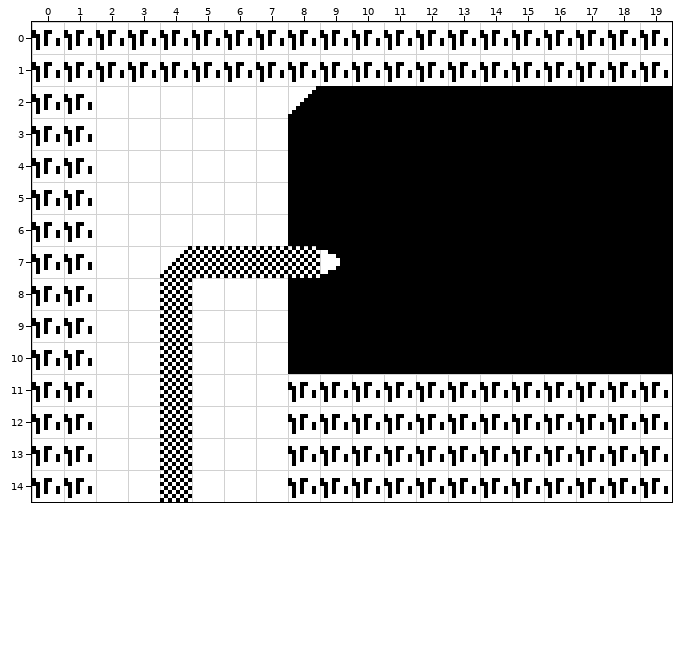
Tiled map -- projects/project3Y/assets/maps/map2.tmx. Above, as it was before the edit.
Cells are 32x32 px. Shown: x 0..19, y 0..14.
Once edited:
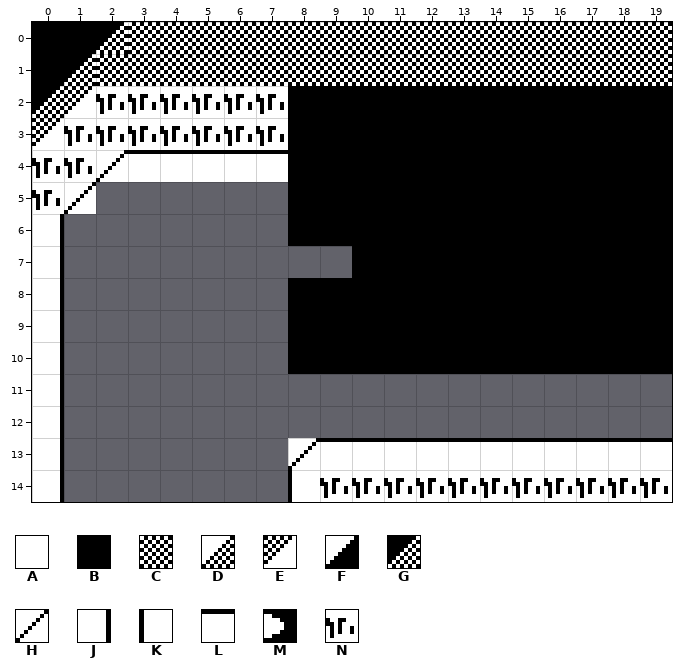
Key: from "map_tileset": A 0, B 1, C 2, D 6, E 7, F 14, G 15, H 80, J 83, K 84, L 85, M 100, N 120.
_ is an empty cell.
Tiles replaced or removed in this view: A, C, D, F, M, N.
Diff:
Changed rows in their new state; . is an unchanged cell.
Layer "background" (now hidden):
first column x 0:
 0 ____________________
 1 ____________________
 2 ________............
 3 _.______............
 4 ..______............
 5 ._______............
 6 ________............
 7 __________..........
 8 ________............
 9 ________............
10 ________............
11 ____________________
12 ____________________
13 ____________________
14 _________...........
Layer "blocked":
first column x 0:
 0 BBGCCCCCCCCCCCCCCCCC
 1 BGCCCCCCCCCCCCCCCCCC
 2 GENNNNNNB...........
 3 E.NNNNNN............
 4 ..HLLLLL............
 5 .H..................
 6 J...................
 7 J...................
 8 J...................
 9 J...................
10 J...................
11 J...................
12 J...................
13 J.......HLLLLLLLLLLL
14 J.......K...........
Changed places in both pictures, as pixel boxes (x1, y1, x2, y2):
changed: (32, 22, 672, 502)
